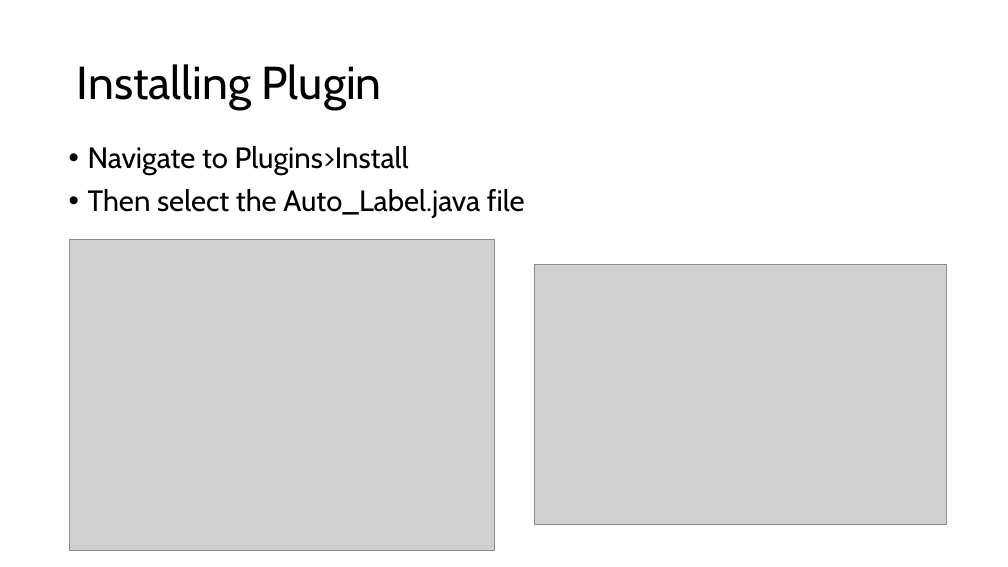
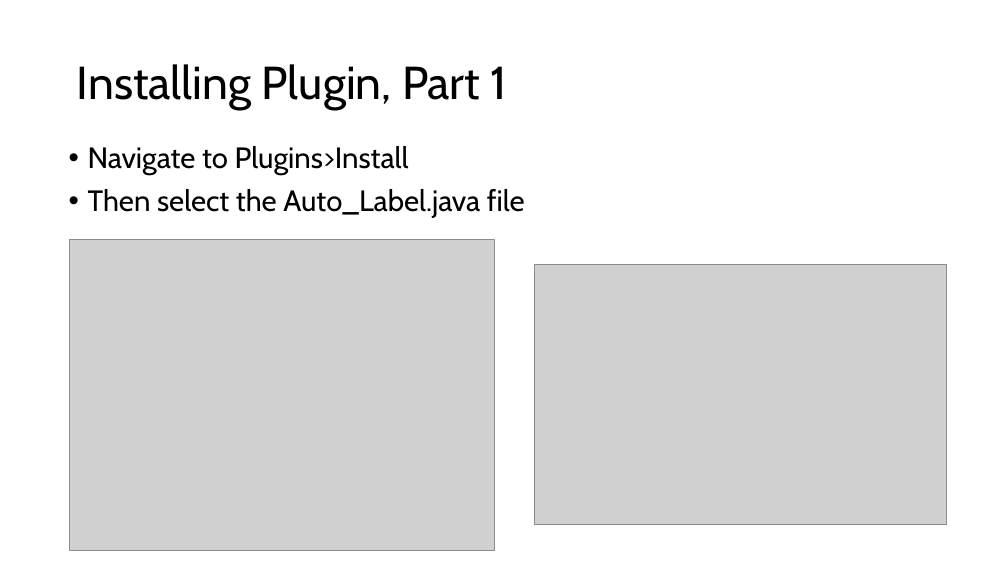
Before and after one commit to SkylerHeininger/Adipolabeler, a slide deck: slide 8 of Adipocyte Auto-Labeler.pptx. Drawn at 1008x567 pixels with LibreOffice and Linux fonts; fonts in the diff are those of the drawing; grey boxes stand for pictures. Boxes give left, top, right and bottom in pixels: in the first picture for what was removed or moved away, otherwise in the second. Text is boxed around its words. In the diff, an @@ line names an element or a change of style, - is before the commit and + after.

```diff
--- a/Adipocyte Auto-Labeler.pptx
+++ b/Adipocyte Auto-Labeler.pptx
@@ title at (x1=77, y1=64, x2=507, y2=110): text changed @@
-Installing Plugin
+Installing Plugin, Part 1
```
Also in this commit, not shown: 4 other slides changed.
